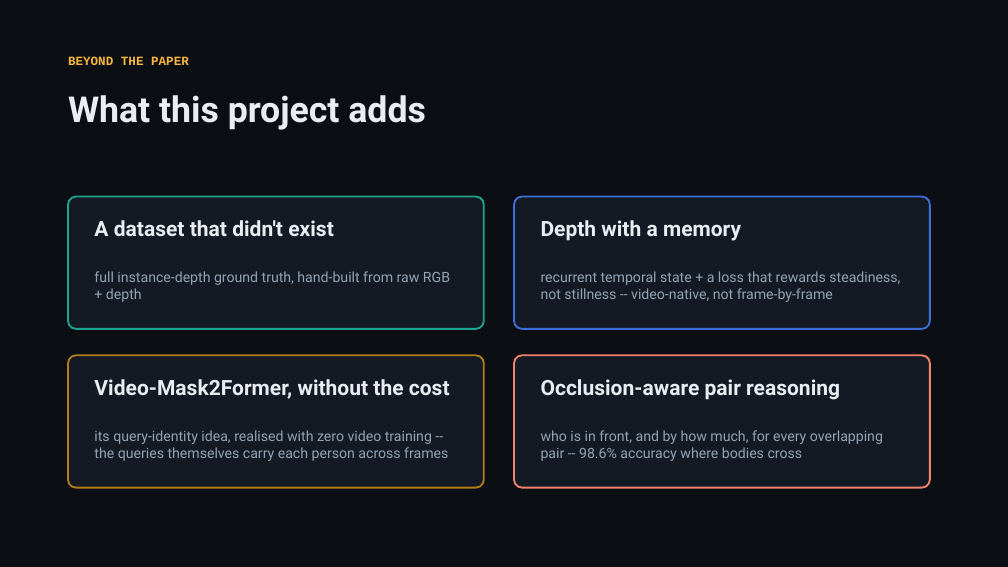
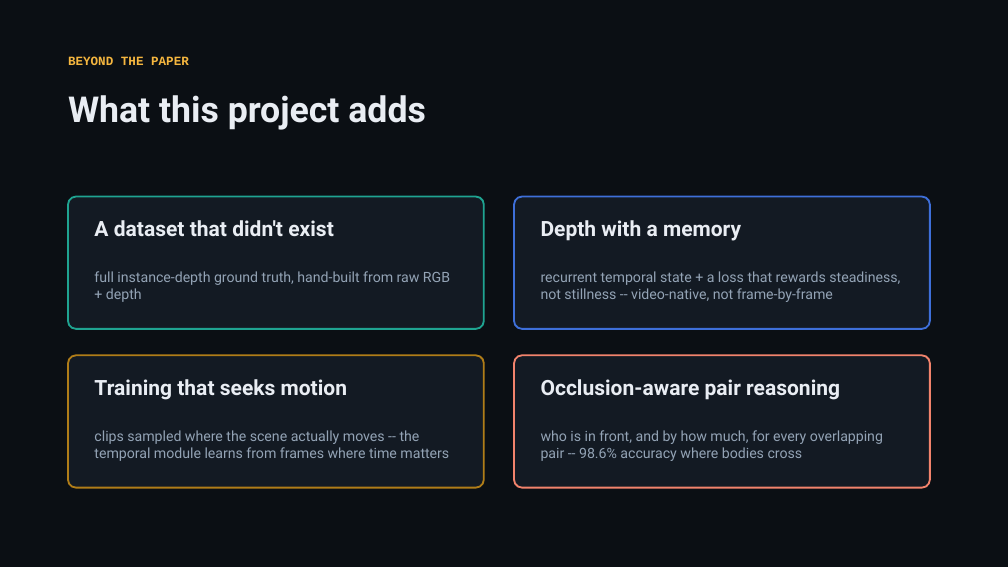
Before and after one commit to KSJanjua/ProCodes, a slide deck: slide 11 of docs/presentation/instancedepth-journey.pptx. Drawn at 1008x567 pixels with LibreOffice and Linux fonts; fonts in the diff are those of the drawing. Boxes give left, top, right and bottom in pixels: in the first picture for what was removed or moved away, otherwise in the second. Text is boxed around its words. In the diff, an @@ line names an element or a change of style, - is before the commit and + after.

```diff
--- a/docs/presentation/instancedepth-journey.pptx
+++ b/docs/presentation/instancedepth-journey.pptx
@@ text at <box>94,379,347,400</box>: text changed @@
-Video-Mask2Former, without the cost
+Training that seeks motion
@@ text at <box>94,430,449,461</box>: text changed @@
-its query-identity idea, realised with zero video training -- the queries themselves carry each person across frames
+clips sampled where the scene actually moves -- the temporal module learns from frames where time matters
```
Also in this commit, not shown: 2 other slides changed, 1 slide added, 1 slide removed, 1 other file.
